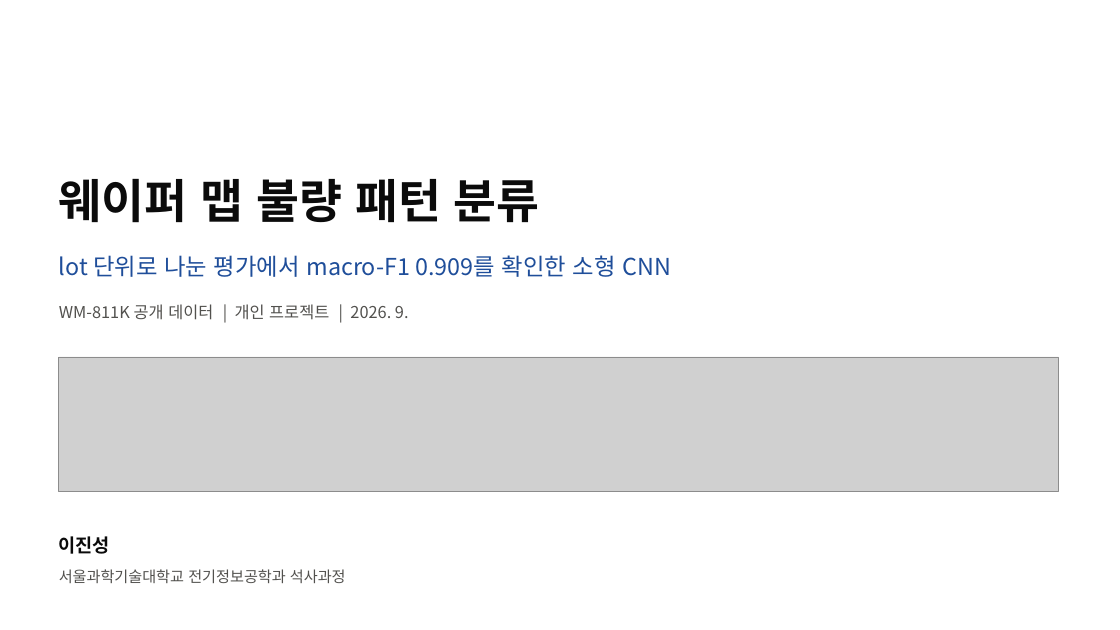
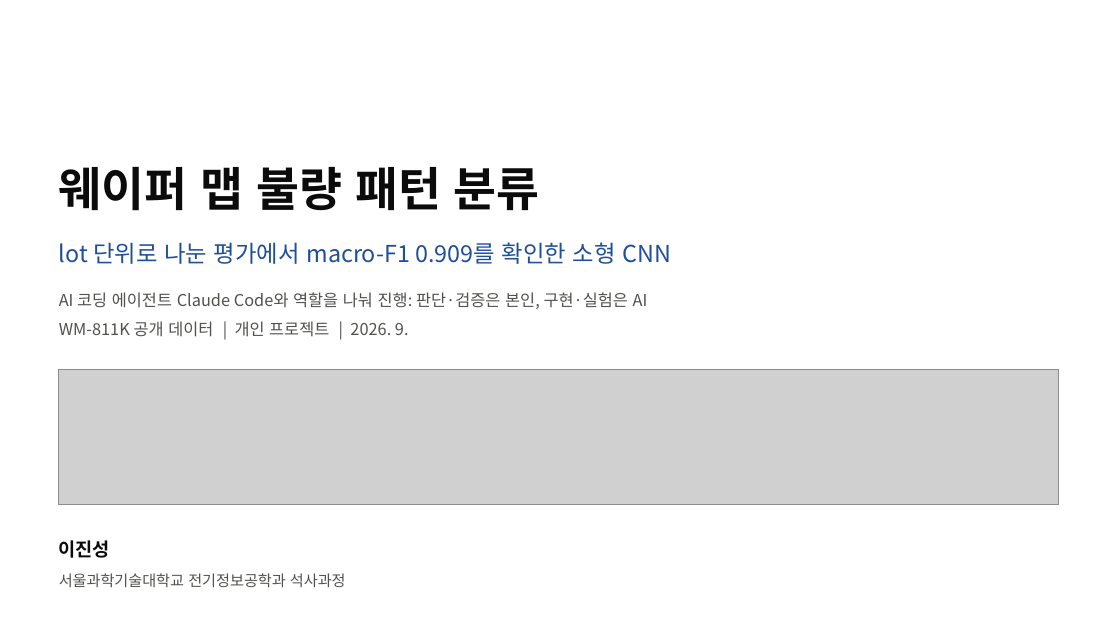
Before and after one commit to sl2ver/wm811k-wafer-defect-classification, a slide deck: slide 1 of portfolio/portfolio.pptx. Drawn at 1120x630 pixels with LibreOffice and Linux fonts; fonts in the diff are those of the drawing; grey boxes stand for pictures. Boxes give left, top, right and bottom in pixels: in the first picture for what was removed or moved away, otherwise in the second. Text is boxed around its words. In the diff, an @@ line names an element or a change of style, - is before the commit and + after.

```diff
--- a/portfolio/portfolio.pptx
+++ b/portfolio/portfolio.pptx
@@ text "웨이퍼 맵 불량 패턴 분류": place and size @@
-text "웨이퍼 맵 불량 패턴 분류" at box(59, 179, 540, 223)
+text "웨이퍼 맵 불량 패턴 분류" at box(59, 167, 540, 211)
@@ text "lot 단위로 나눈 평가에서 macro-F1 ...": place and size @@
-text "lot 단위로 나눈 평가에서 macro-F1 ..." at box(59, 255, 672, 277)
+text "lot 단위로 나눈 평가에서 macro-F1 ..." at box(59, 242, 672, 264)
@@ text added at box(59, 292, 648, 309), 14 pt, text #52514E @@
+AI 코딩 에이전트 Claude Code와 역할을 나눠 진행: 판단·검증은 본인, 구현·실험은 AI
@@ text "WM-811K 공개 데이터 | 개인 ...": place and size @@
-text "WM-811K 공개 데이터 | 개인 ..." at box(59, 304, 409, 320)
+text "WM-811K 공개 데이터 | 개인 ..." at box(59, 321, 409, 337)
@@ picture: place and size @@
-picture at box(59, 357, 1059, 492)
+picture at box(59, 370, 1059, 504)
@@ text "이진성": place and size @@
-text "이진성" at box(59, 536, 110, 554)
+text "이진성" at box(59, 540, 110, 558)
@@ text "서울과학기술대학교 전기정보공학과 석사과정": place and size @@
-text "서울과학기술대학교 전기정보공학과 석사과정" at box(59, 569, 346, 583)
+text "서울과학기술대학교 전기정보공학과 석사과정" at box(59, 573, 346, 587)
```
Also in this commit, not shown: 6 other slides changed, 1 slide added, 12 other files.
